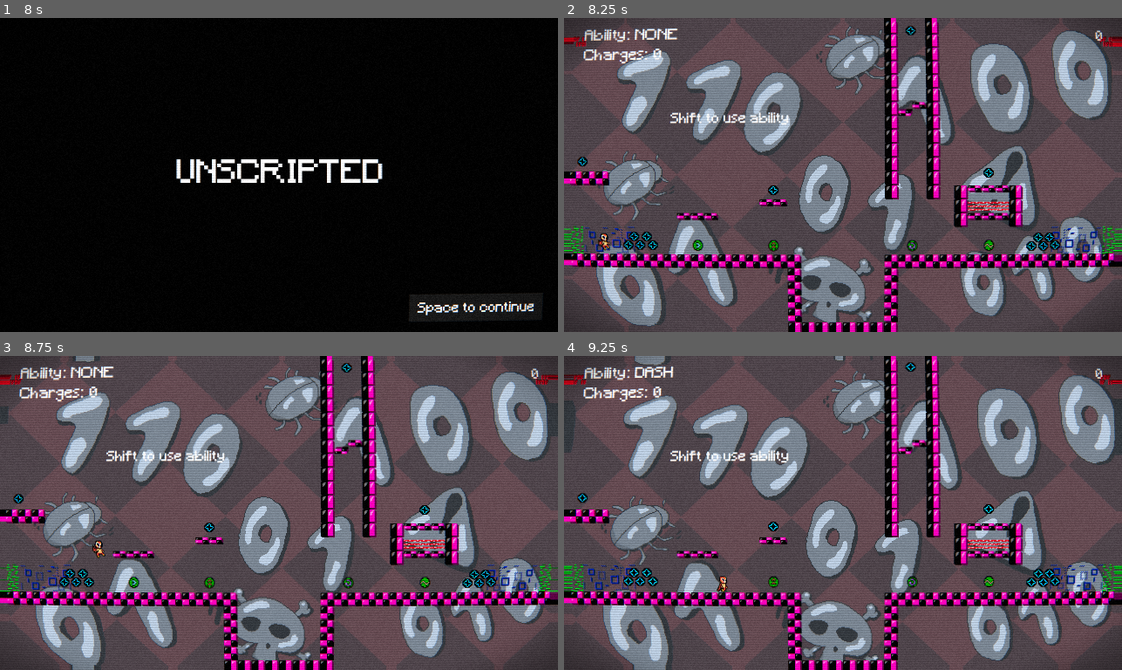
Above: before the commit, frames 1-4 (two rows, left to right).
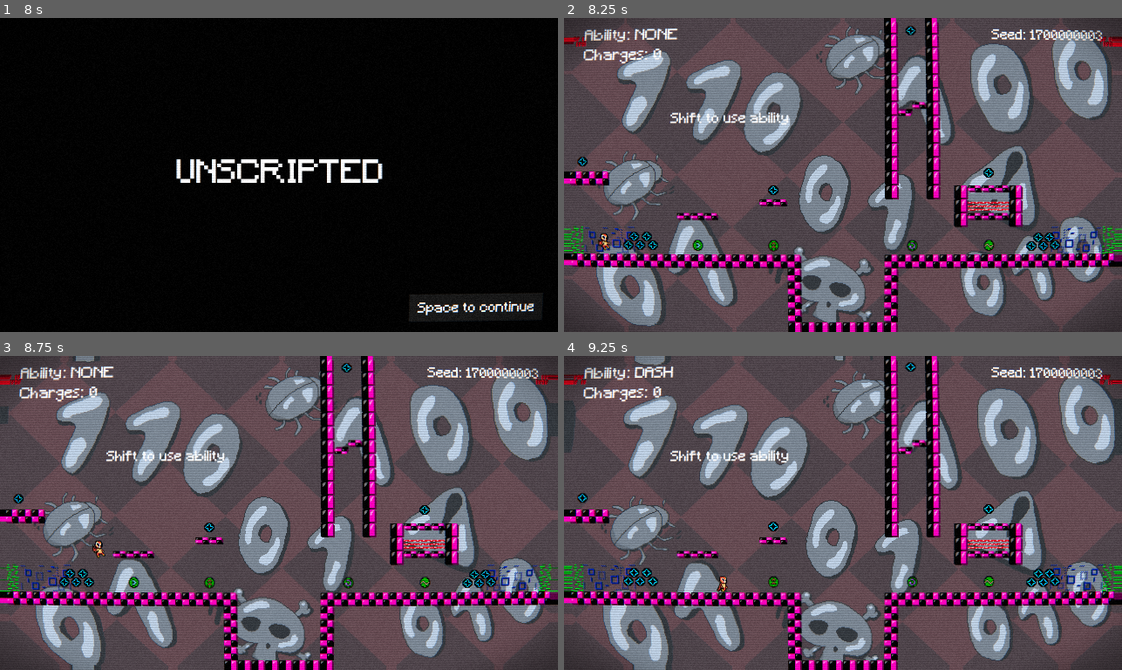
Above: after the commit, the same moments.

Repository: Lucas-Smelley/nothing-stays-fixed
Game: Godot game, scene res://scenes/end_scene.tscn
Same seed, same stepped clock (60 frames per second), same inputs: the game is played once before the commit and once after it. This scene is started directly instead of the project's main scene.
Inputs:
- Up to frame 1 (8 s): click "PLAY AGAIN" at 0.5 s; tap Enter at 1.25, 3.5, 7.25 s; hold D (move_right) 1.28-2.78 s; tap E (interact) every 1.5 s from 1.35 to 7.35 s; tap W (jump) at 1.52, 2.27, 3.77, 4.52, 5.27, 6.77, 7.52 s; tap Space at 2, 6.5 s; tap Shift (use_ability) every 1.5 s from 2.1 to 6.6 s; hold A (move_left) 2.78-3.53 s; hold D (move_right) 3.53-5.03 s; hold A (move_left) 5.03-5.78 s; hold D (move_right) 5.78-6.53 s; hold A (move_left) from 6.53 s (still down)
- Up to frame 2 (8.25 s): tap Space at 8 s; release A (move_left) at 8.03 s; hold D (move_right) from 8.03 s (still down); tap Shift (use_ability) at 8.1 s
- Up to frame 3 (8.75 s): keep holding D (move_right); tap W (jump) at 8.27 s
- Up to frame 4 (9.25 s): keep holding D (move_right); tap E (interact) at 8.85 s

Frame 1 is identical in both runs. In frame 2, 0.4% of the frame differs, in the area x 76-97%, y 3-8%; in frame 3, 0.4%; in frame 4, 0.5%.

Commit message:
game reset

Diff:
--- a/autoload/Inventory.gd
+++ b/autoload/Inventory.gd
@@ -27,3 +27,7 @@
 		return
 	keys.clear()
 	keys_cleared.emit()
+
+func reset_all() -> void:
+	keys.clear()
+	keys_cleared.emit()
--- a/autoload/Progress.gd
+++ b/autoload/Progress.gd
@@ -24,3 +24,6 @@
 
 func game_clear() -> void:
 	Transition.go_to_end()
+
+func reset_all() -> void:
+	unlocked_doors.clear()
--- a/autoload/RoomContext.gd
+++ b/autoload/RoomContext.gd
@@ -8,3 +8,8 @@
 	current_room_scene = scene
 	current_room_instance = instance
 	current_tilemap = tilemap
+
+func reset_all() -> void:
+	current_room_scene = null
+	current_room_instance = null
+	current_tilemap = null
--- a/autoload/RoomTransition.gd
+++ b/autoload/RoomTransition.gd
@@ -5,6 +5,8 @@
 var step_index: int = 0
 
 signal set_seed(seed: int)
+
+signal run_reset()
 
 func start_new_run(seed_value: int) -> void:
 	run_seed = seed_value
@@ -71,16 +73,14 @@
 
 func _on_key_added(key_id: String) -> void:
 	set_weight_by_scene(door_room, increased_weight)
-	debug_weights()
 
 func _on_key_removed(key_id: String) -> void:
 	if Inventory.keys.is_empty():
 		set_weight_by_scene(door_room, 1.0)
-		debug_weights()
 
 func _on_keys_cleared() -> void:
 	set_weight_by_scene(door_room, 1.0)
-	debug_weights()
+
 
 func _on_door_unlocked(door_id: String) -> void:
 	var scene = match_id_to_scene(door_id)
@@ -89,7 +89,6 @@
 		set_weight_by_scene(scene, 0.0)
 
 	set_weight_by_scene(setup_room, increased_weight)
-	debug_weights()
 
 func debug_weights():
 	print("---- WEIGHTS ----")
@@ -300,3 +299,18 @@
 
 	await get_tree().process_frame
 	await _fade_to(0.0, 0.18)
+
+func reset_run(seed_value: int = 0) -> void:
+	# If you want a fresh seed each run, you can set it here
+	run_seed = seed_value if seed_value != 0 else Time.get_unix_time_from_system()
+	step_index = 0
+	rng_rooms.seed = run_seed
+
+	room_weights = room_base_weights
+
+	# reset other global systems
+	Inventory.reset_all()
+	Progress.reset_all()
+	RoomContext.reset_all()
+
+	run_reset.emit()
--- a/scripts/end_scene.gd
+++ b/scripts/end_scene.gd
@@ -25,10 +25,11 @@
 	get_tree().quit()
 
 func _on_play_again_pressed() -> void:
+	# reset everything FIRST (autoloads persist otherwise)
+	Transition.reset_run()
+
 	if intro_scene:
 		get_tree().change_scene_to_packed(intro_scene)
-	else:
-		return
 
 func _show_frame(index: int) -> void:
 	image.texture = cutscene_textures[index]
Not shown, added: builds/web6/index.apple-touch-icon.png.import
Not shown, added: builds/web6/index.icon.png.import
Not shown, added: builds/web6/index.png.import
Not shown, added: builds/web6/index.apple-touch-icon.png
Not shown, added: builds/web6/index.audio.position.worklet.js
Not shown, added: builds/web6/index.audio.worklet.js
Not shown, added: builds/web6/index.html
Not shown, added: builds/web6/index.icon.png
Not shown, added: builds/web6/index.js
Not shown, added: builds/web6/index.pck
Not shown, added: builds/web6/index.png
Not shown, added: builds/web6/index.wasm
